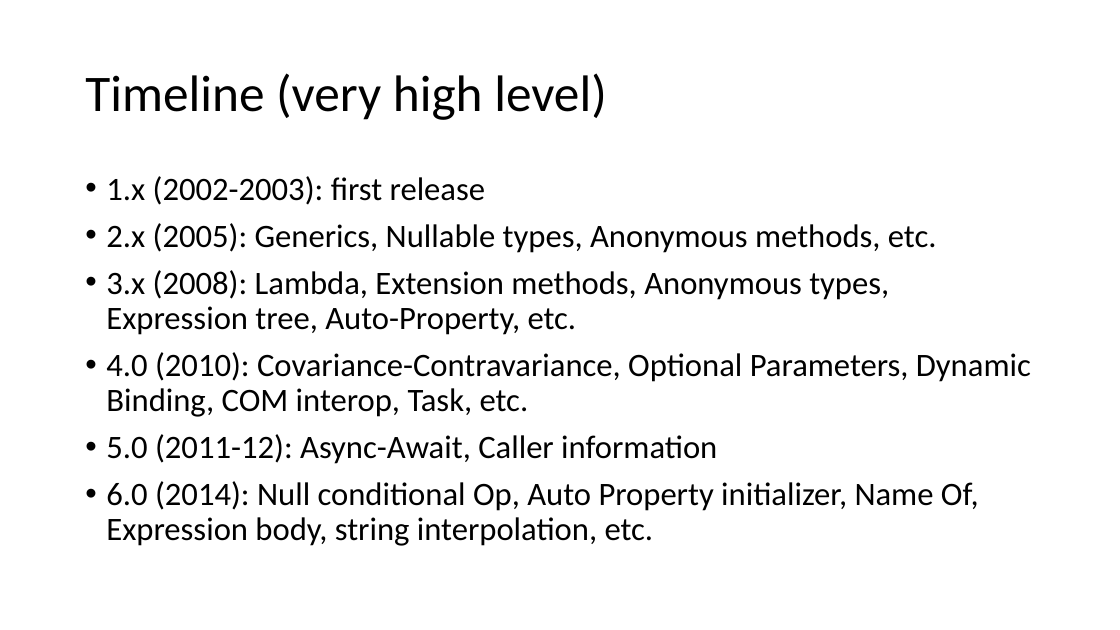
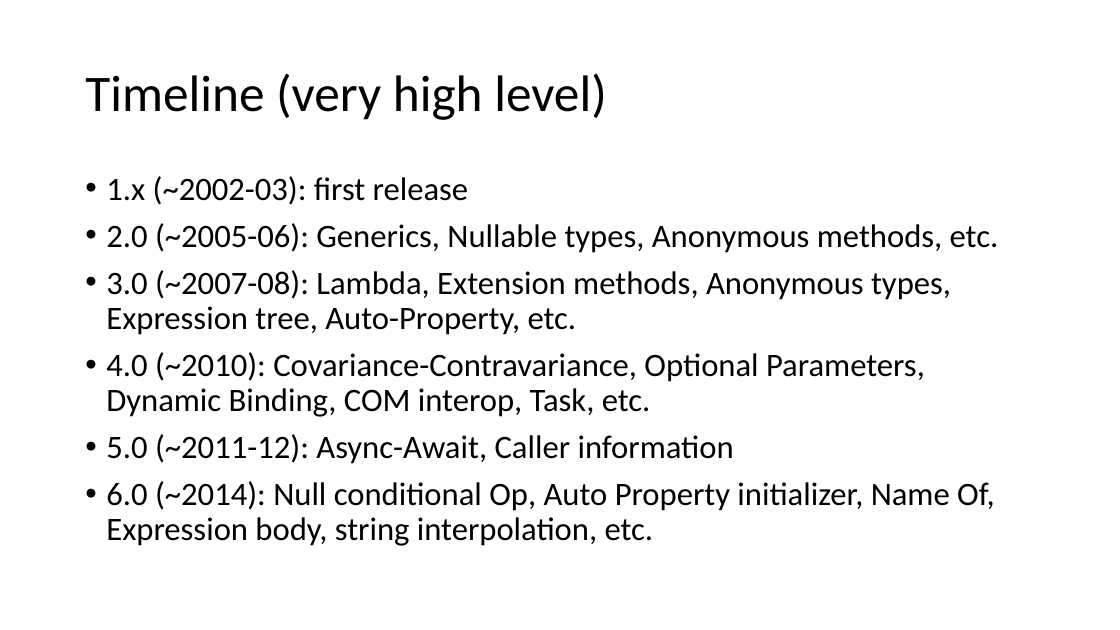
Before and after one commit to reazhaq/CSharp7, a slide deck: slide 2 of What’s New in C#7.pptx. Drawn at 1120x630 pixels with LibreOffice and Linux fonts; fonts in the diff are those of the drawing. Boxes give left, top, right and bottom in pixels: in the first picture for what was removed or moved away, otherwise in the second. Text is boxed around its words. In the diff, an @@ line names an element or a change of style, - is before the commit and + after.

```diff
--- a/What’s New in C#7.pptx
+++ b/What’s New in C#7.pptx
@@ text at [106,176,999,546]: text changed @@
-• 1.x (2002-2003): first release
-• 2.x (2005): Generics, Nullable types, Anonymous methods, etc.
-• 3.x (2008): Lambda, Extension methods, Anonymous types, Expression tree, Auto-Property, etc.
-• 4.0 (2010): Covariance-Contravariance, Optional Parameters, Dynamic Binding, COM interop, Task, etc.
-• 5.0 (2011-12): Async-Await, Caller information
-• 6.0 (2014): Null conditional Op, Auto Property initializer, Name Of, Expression body, string interpolation, etc.
+• 1.x (~2002-03): first release
+• 2.0 (~2005-06): Generics, Nullable types, Anonymous methods, etc.
+• 3.0 (~2007-08): Lambda, Extension methods, Anonymous types, Expression tree, Auto-Property, etc.
+• 4.0 (~2010): Covariance-Contravariance, Optional Parameters, Dynamic Binding, COM interop, Task, etc.
+• 5.0 (~2011-12): Async-Await, Caller information
+• 6.0 (~2014): Null conditional Op, Auto Property initializer, Name Of, Expression body, string interpolation, etc.
```
Also in this commit, not shown: 4 other slides changed, 6 other files.
